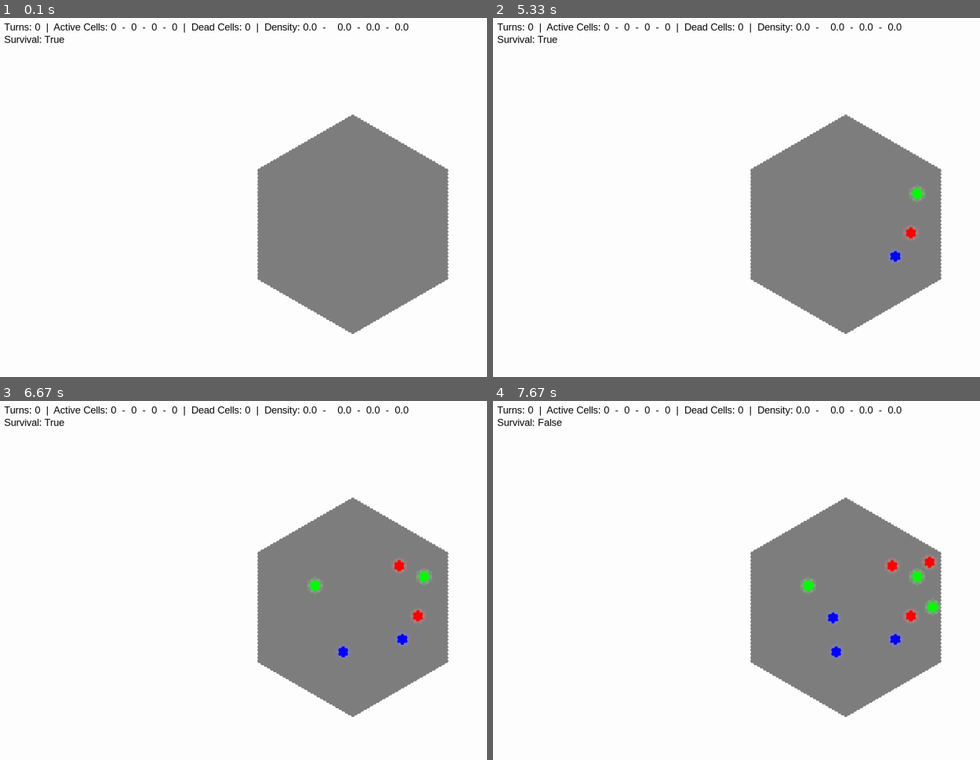
Above: before the commit, frames 1-4 (two rows, left to right).
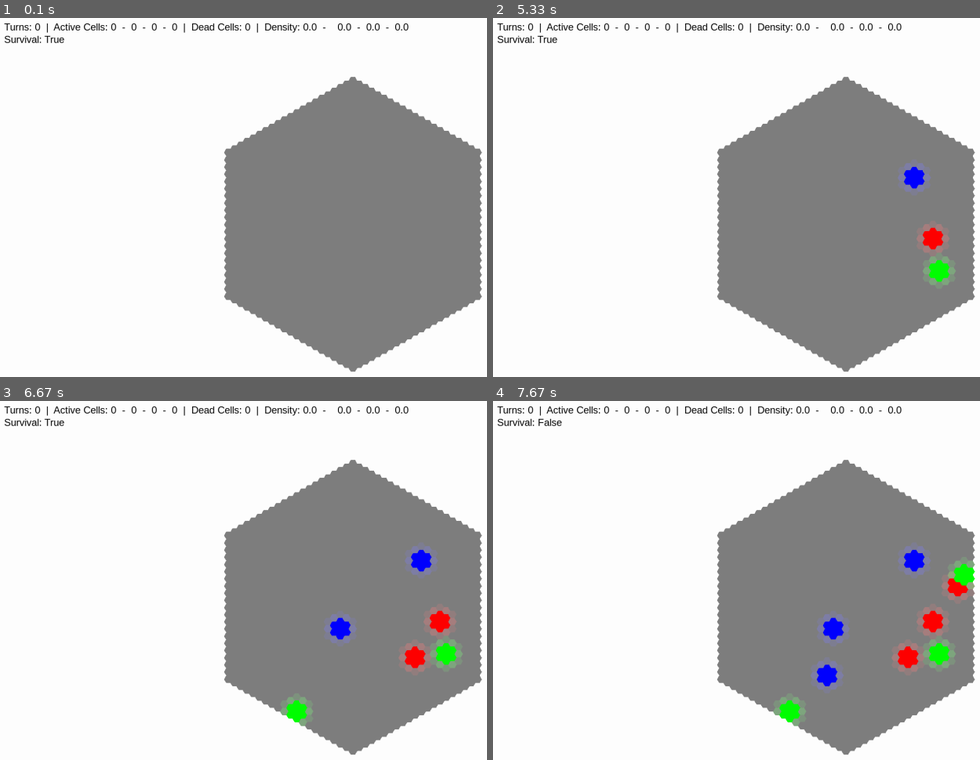
Above: after the commit, the same moments.

Repository: s4b4ch4br4v4/Pygame-Hexagonal-Cellular-Automata
Game: pygame game, started from main.py
The game is run twice, just before and just after one commit, with the same random seed, the same clock (stepped at 60 frames per second) and the same inputs.
Inputs (mouse positions are in pixels of both pictures, inside the frame that each line leads up to):
- Up to frame 1 (0.1 s): no input
- Up to frame 2 (5.33 s): hold D 0.33-0.8 s; move the mouse to (819, 219) at 0.37 s; hold D 0.83-1.3 s; move the mouse to (848, 229) at 0.87 s; hold S 1.33-1.63 s; move the mouse to (916, 287) at 1.37 s; hold D 1.67-2.3 s; move the mouse to (624, 290) at 1.7 s; hold S 2.33-2.7 s; move the mouse to (926, 236) at 2.37 s; hold D 2.73-3.2 s; move the mouse to (863, 79) at 2.77 s; hold D 3.23-3.7 s; move the mouse to (595, 193) at 3.27 s; hold S 3.73-4.03 s; move the mouse to (843, 251) at 3.77 s; hold D 4.07-4.7 s; move the mouse to (outside the picture) at 4.1 s; tap G at 5.13 s
- Up to frame 3 (6.67 s): hold D 5.47-5.93 s; move the mouse to (82, 505) at 5.5 s; hold D 5.97-6.43 s; move the mouse to (outside the picture) at 6 s; tap G at 6.12 s; hold S from 6.47 s (still down); move the mouse to (131, 537) at 6.5 s
- Up to frame 4 (7.67 s): release S at 6.77 s; hold D 6.8-7.43 s; move the mouse to (639, 515) at 6.83 s; hold S from 7.47 s (still down); move the mouse to (outside the picture) at 7.5 s; tap G at 7.62 s

The runs differ from the first frame. In frame 1, 15% of the frame differs, in the area x 46-100%, y 16-99%; in frame 2, 16%; in frame 3, 17%; in frame 4, 17%.

Commit message:
Fixed some bugs, also configuration loading works properly from now.

Diff:
--- a/main.py
+++ b/main.py
@@ -17,8 +17,7 @@
     CTRL + s - მიმდინარე კონფიგურაციის დამახსოვრება(იმახსოვრებს კონფიგურაციას ტექსტურ ფაილში)
     CTRL + l - დამახსოვრებული კონფიგურაციის მითითების შემდეგ(LOAD_PATH) მისი ატვირთვის საშუალებას გვაძლევს
     h - ამ ღილაკით შეიძლება დამალო/გამოაჩინო ეგ შავი საზღვარი
-    s - დააჭირეთ რომ უჯრების გადარჩენა აკონტროლოთ
-    o - უჯრედებისაგან ეექვსკუთხედების ხატვა(hex_click_mode)
+    o - უჯრედებისაგან ექვსკუთხედების ხატვა(hex_click_mode)
     g - გენერაცია შემთხვევით ადგილას ყველა ტიპის უჯრისაგან ექვსკუთხედის
     d - უჯრების გადარჩენის ჩართვა/გათიშვა(მარჯვენა ზედა კუთხეში ინდიკატორიც კი არის)
 """
@@ -39,8 +38,8 @@
 rules = {0: [1, 2, 3], 1: [3], 2: [1], 3: [2]}
 threshold = [1, 2]
 
-CELL_RADIUS = 5
-radius = 30
+CELL_RADIUS = 10
+radius = 20
 
 grid = gu.generate_hex_grid(radius)
 state = {cell: 0 for cell in grid}
@@ -143,6 +142,10 @@
                 if event.key == pygame.K_g:
                     su.generate_rand_config(grid, state, radius-15)
                 if event.key == pygame.K_l and pygame.key.get_mods() & pygame.KMOD_CTRL:
+                    simulation_started = False
+                    state = {cell: 0 for cell in grid}
+                    C.turn_count = 0
+                    next_record_turn = 0
                     selected_file = fsg.select_file(SAVE_PATH)
                     if selected_file:
                         fsu.load_configuration(selected_file, state)
